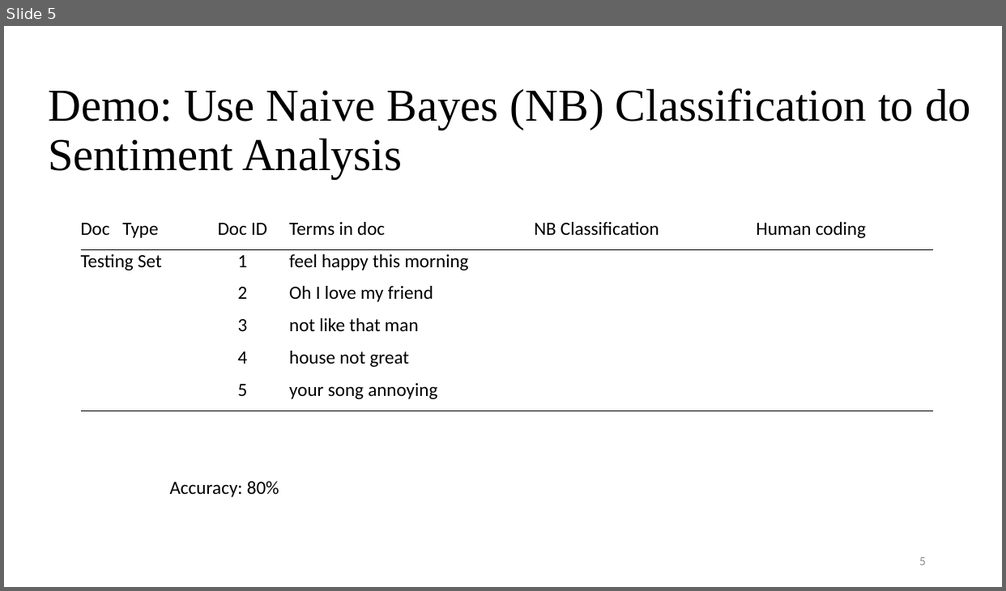
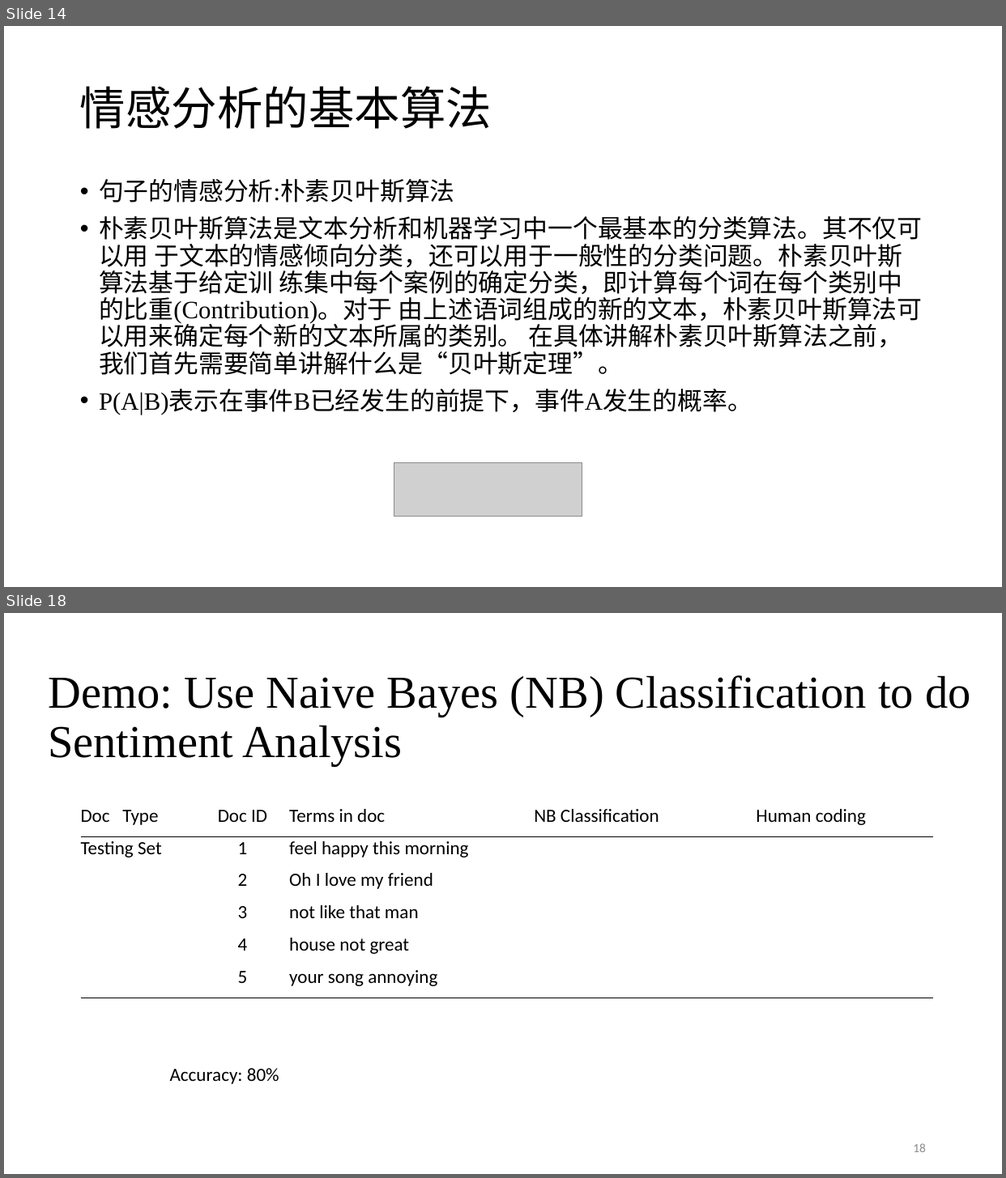
Before and after one commit to SocratesClub/ccrbook, a slide deck: slides/Chapter 3&4 语义建模 .pptx. Shown one above the other, each under a label of ours: slide 5 before the commit, slides 14 and 18 after it; the slides between them are not shown. The pictures are 1006x591 and 1006x1178 pixels, drawn with LibreOffice and Linux fonts; fonts in the diff are those of the drawing; grey boxes stand for pictures. Boxes give left, top, right and bottom in pixels: in the first picture for what was removed or moved away, otherwise in the second. Text is boxed around its words. In the diff, an @@ line names an element or a change of style, - is before the commit and + after.

```diff
--- a/slides/Chapter 3&4 语义建模 .pptx
+++ b/slides/Chapter 3&4 语义建模 .pptx
@@ slide 14 added at (4, 26, 1002, 587), background #FFFFFF @@
@@ title added at (80, 86, 492, 129), 44 pt, text #000000 @@
+情感分析的基本算法
@@ text added at (99, 179, 923, 415), 24 pt, text #000000 @@
+• 句子的情感分析:朴素贝叶斯算法
+• 朴素贝叶斯算法是文本分析和机器学习中一个最基本的分类算法。其不仅可以用 于文本的情感倾向分类，还可以用于一般性的分类问题。朴素贝叶斯算法基于给定训 练集中每个案例的确定分类，即计算每个词在每个类别中的比重(Contribution)。对于 由上述语词组成的新的文本，朴素贝叶斯算法可以用来确定每个新的文本所属的类别。 在具体讲解朴素贝叶斯算法之前，我们首先需要简单讲解什么是“贝叶斯定理”。
+• P(A|B)表示在事件B已经发生的前提下，事件A发生的概率。
@@ picture added at (394, 463, 582, 517) @@
@@ what was slide 5 is now slide 18 @@
@@ page number at (913, 1144, 926, 1152): text changed @@
-5
+18
```
Also in this commit, not shown: 6 slides changed, 12 other slides added, 4 slides removed.
